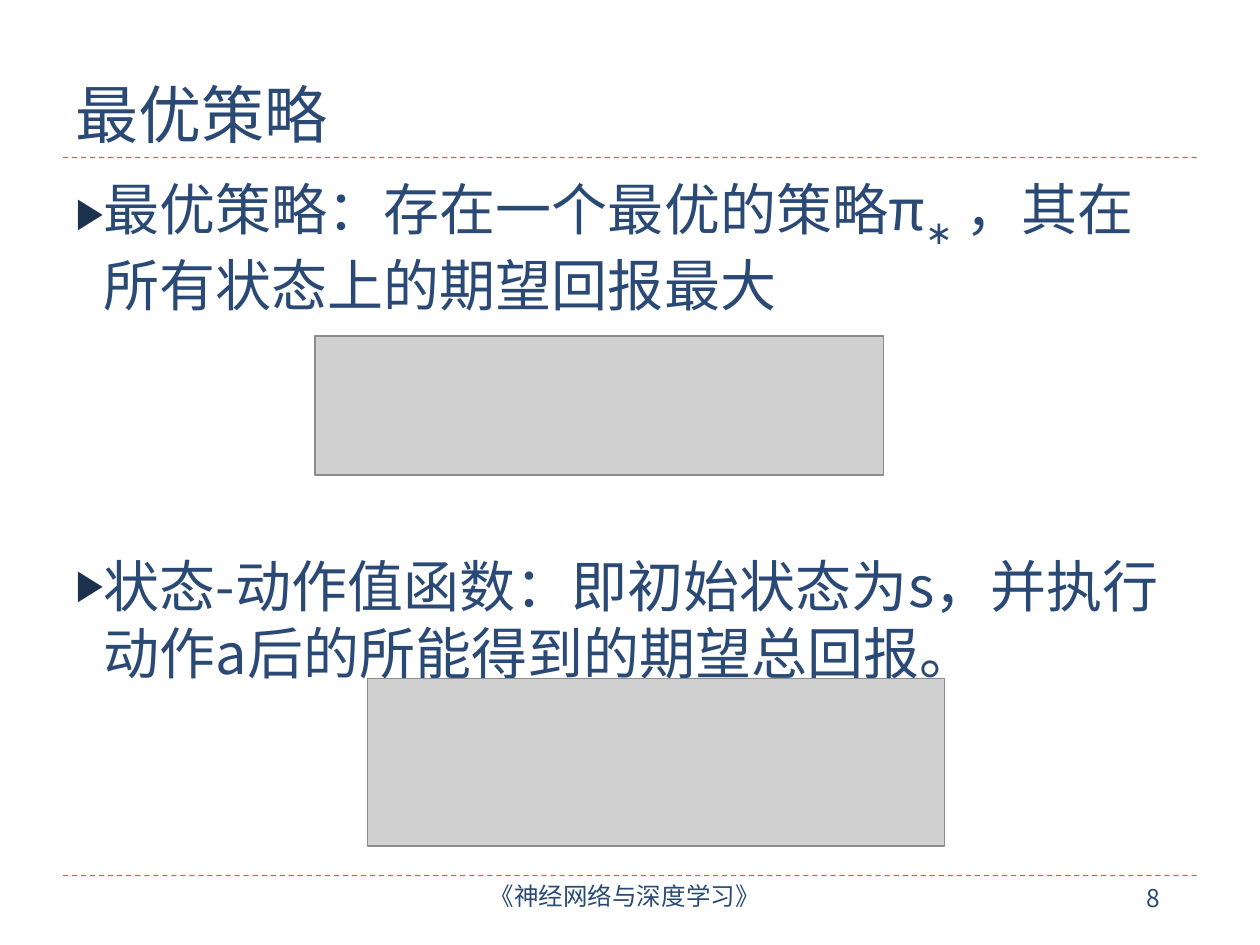
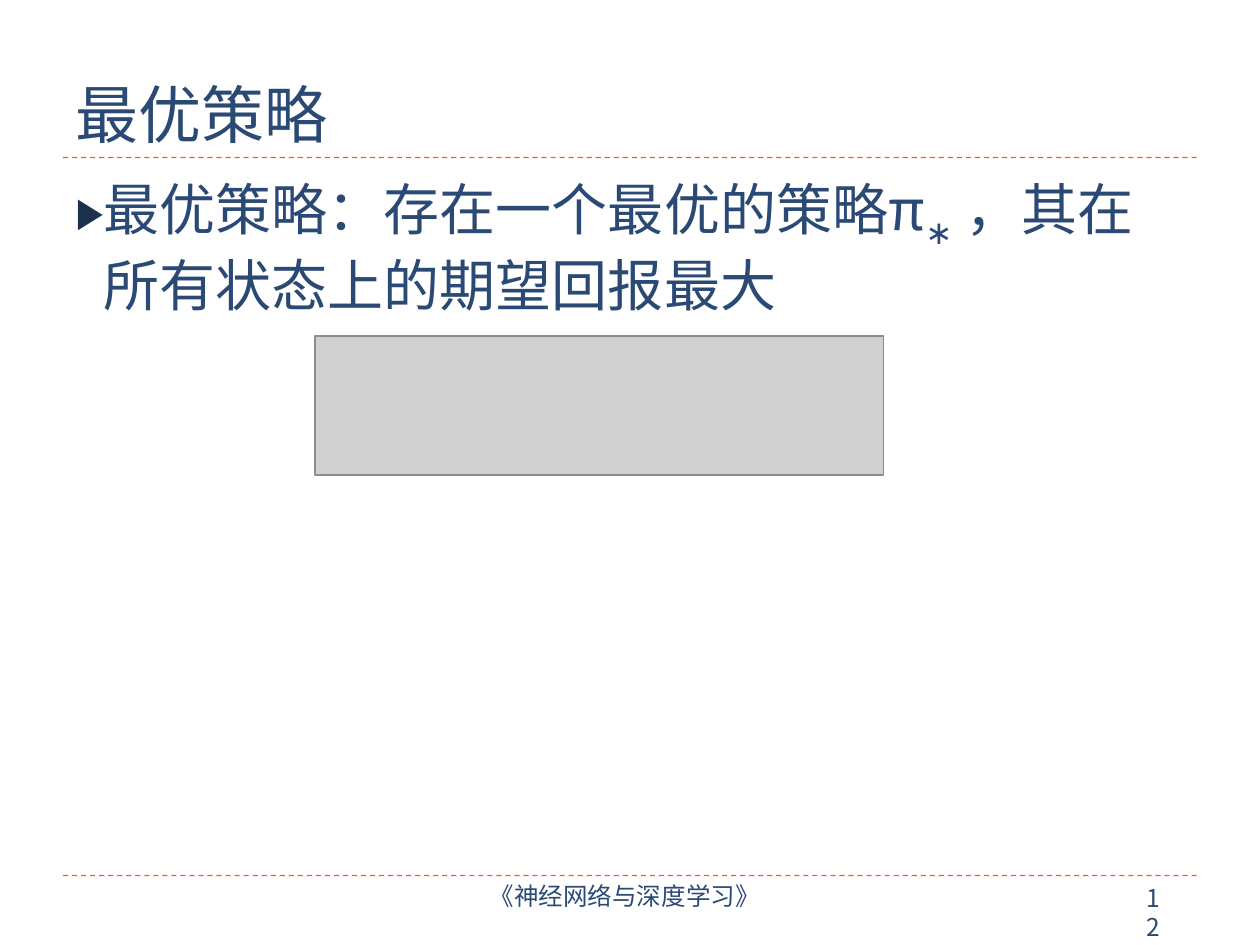
Before and after one commit to nndl/nndl.github.io, a slide deck: slide 12 of ppt/chap-深度强化学习.pptx (slide 8 before the commit). Drawn at 1260x945 pixels with LibreOffice and Linux fonts; fonts in the diff are those of the drawing; grey boxes stand for pictures. Boxes give left, top, right and bottom in pixels: in the first picture for what was removed or moved away, otherwise in the second. Text is boxed around its words. In the diff, an @@ line names an element or a change of style, - is before the commit and + after.

```diff
--- a/ppt/chap-深度强化学习.pptx
+++ b/ppt/chap-深度强化学习.pptx
@@ text at [104, 559, 1159, 688]: paragraph removed @@
-▶ 状态-动作值函数：即初始状态为s，并执行动作a后的所能得到的期望总回报。
@@ picture removed at [368, 679, 945, 847] @@
@@ page number at [1146, 889, 1160, 908]: text changed @@
-8
+12
```
Also in this commit, not shown: 11 other slides changed, 18 slides added, 4 slides removed, 2 other files.
